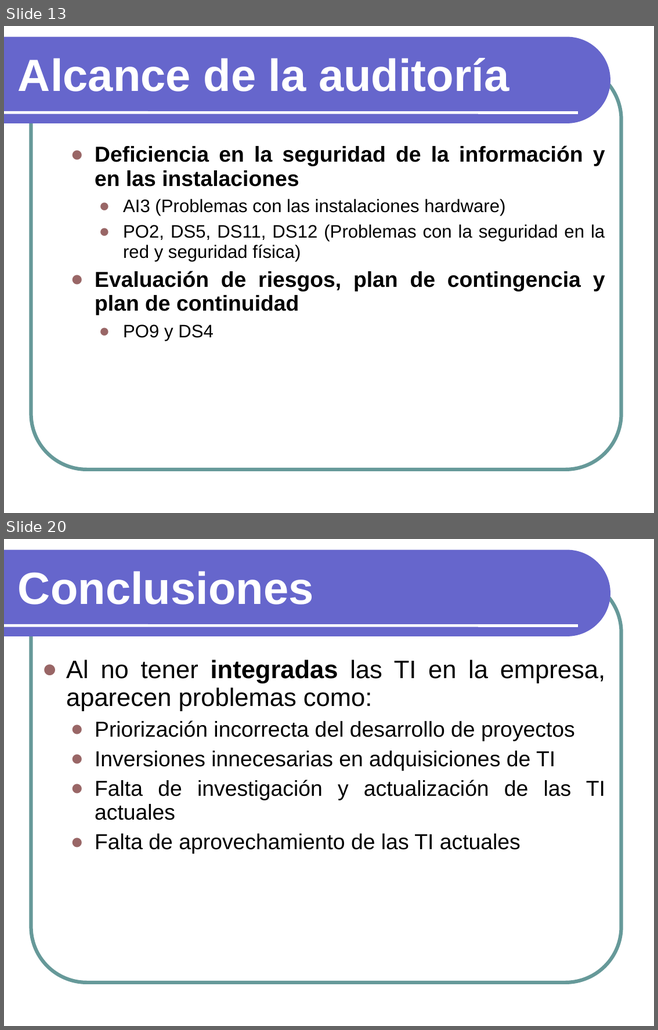
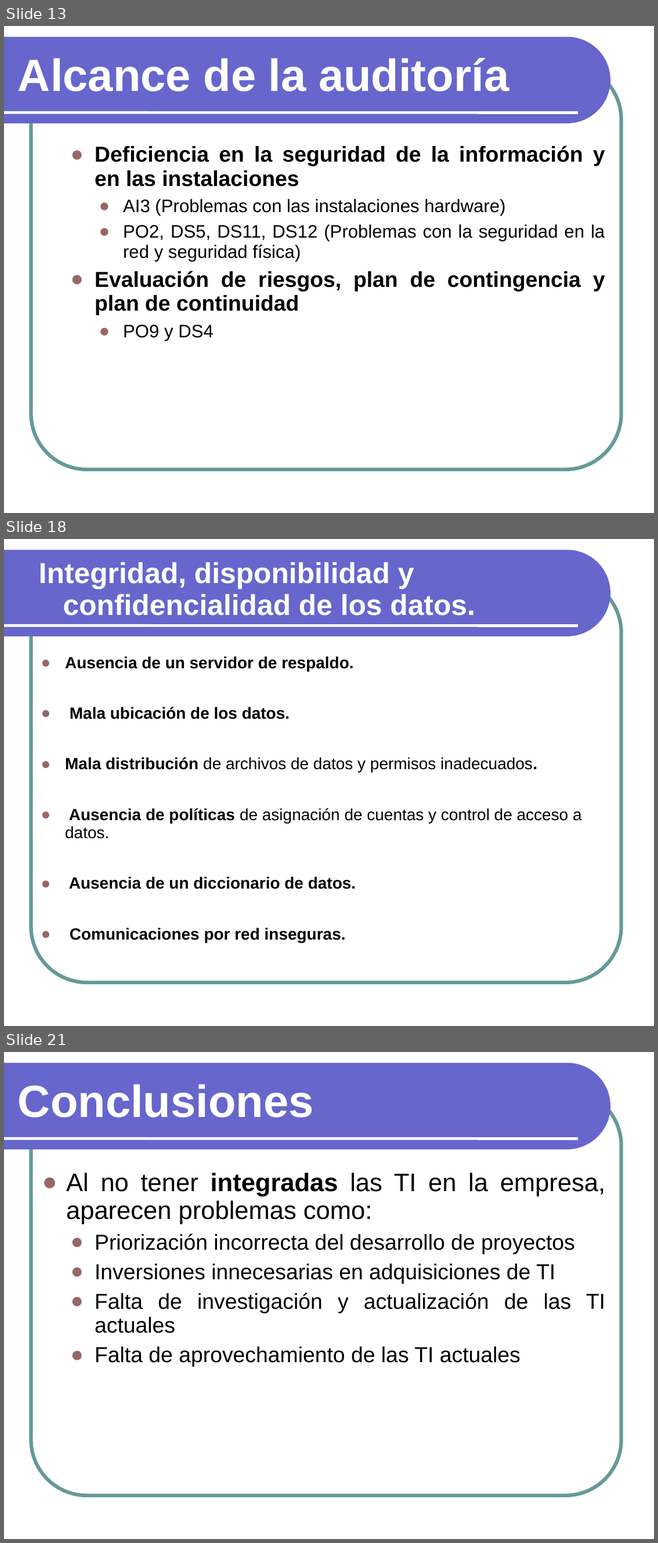
Before and after one commit to txedo/isi-auditoria, a slide deck: auditoria/presentacion/Presentacion.ppt. Shown one above the other, each under a label of ours: slides 13 and 20 before the commit, slides 13, 18 and 21 after it; the slides between them are not shown. The pictures are 658x1030 and 658x1543 pixels, drawn with LibreOffice and Linux fonts; fonts in the diff are those of the drawing. Boxes give left, top, right and bottom in pixels: in the first picture for what was removed or moved away, otherwise in the second. Text is boxed around its words. In the diff, an @@ line names an element or a change of style, - is before the commit and + after.

```diff
--- a/auditoria/presentacion/Presentacion.ppt
+++ b/auditoria/presentacion/Presentacion.ppt
@@ slide 18 added at bbox=[4, 539, 654, 1026], background #FFFFFF; not listed: 3 template elements that a slide beside it also shows @@
@@ text added at bbox=[39, 562, 475, 616], 32 pt, text #FFFFFF, bold @@
+  Integridad, disponibilidad y confidencialidad de los datos.
@@ text added at bbox=[65, 656, 582, 943], 18 pt, text #000000, bold @@
+● Ausencia de un servidor de respaldo.
+● Mala ubicación de los datos.
+● Mala distribución de archivos de datos y permisos inadecuados.
+● Ausencia de políticas de asignación de cuentas y control de acceso a datos.
+● Ausencia de un diccionario de datos.
+● Comunicaciones por red inseguras.
@@ what was slide 20 is now slide 21 @@
```
Also in this commit, not shown: 7 slides changed, 6 other slides added, 4 slides removed, 1 other file.
